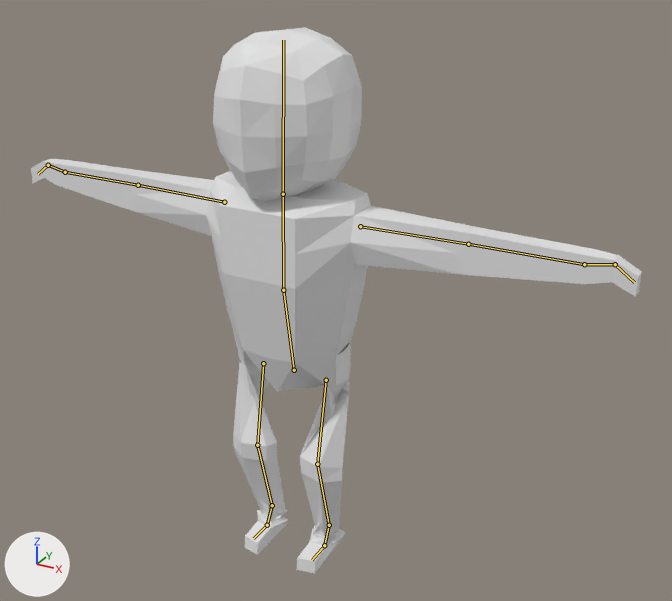
An edit to the Blender file Assets/Dummy.blend, drawn before and after from the same camera.
Camera for both pictures: a 50 mm lens placed at (6.24, -10.1, 9.33), pointed at (0.5, 0.33, 4.11). The lights are fixed; the arrows at lower left show +X, +Y and +Z. The bones that bend it are drawn over the model as lines.
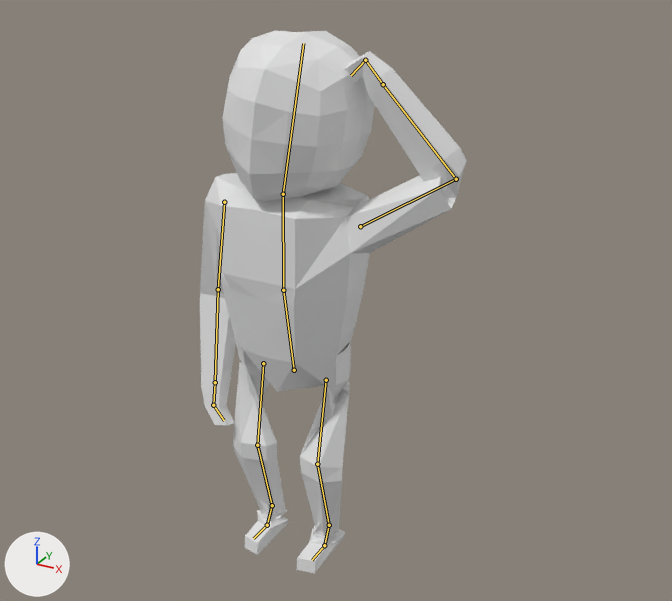
The newer file adds an action. The first version stands in its rest pose; the second is drawn at frame 182 of the action 'Idol_Final'.

Boxes (x1, y1, x2, y2) around the edits, measured in the pictures (672 x 601 px):
```json
{"object": "Cube.001", "change": "posed", "before": [31, 27, 642, 573], "after": [200, 30, 466, 573], "on screen": "56% narrower"}
{"bone": "LeftUpperArm", "before": "(360, 226) to (468, 244)", "after": "(360, 226) to (456, 179)"}
{"bone": "LeftLowerArm", "before": "(468, 244) to (584, 264)", "after": "(456, 179) to (383, 84)"}
{"bone": "LeftWrist", "before": "(584, 264) to (615, 264)", "after": "(383, 84) to (365, 60)"}
{"bone": "LeftFingers", "before": "(615, 264) to (634, 282)", "after": "(365, 60) to (351, 75)"}
{"bone": "Head", "before": "(283, 194) to (283, 40)", "after": "(283, 194) to (303, 43)"}
{"bone": "RightUpperArm", "before": "(224, 202) to (138, 185)", "after": "(224, 202) to (218, 289)"}
{"bone": "RightLowerArm", "before": "(138, 185) to (65, 172)", "after": "(218, 289) to (215, 382)"}
{"bone": "RightWrist", "before": "(65, 172) to (48, 165)", "after": "(215, 382) to (213, 405)"}
```

Edits to the scene script, one JSON object a line:
```json
{"block": "bone_leftupperarm", "where": "bone_leftupperarm = bpy.data.objects['Armature'].pose.bones['LeftUpperArm']  # child of 'UpperTorso'"}
{"op": "set", "path": "bone_leftupperarm.rotation_quaternion", "old": "(1.0, 0.0, 0.0, 0.0)", "new": "(0.822, 0.236, -0.503, -0.122)", "note": "degrees (0, 0, 0) -> degrees (53, -50, -43)"}
{"block": "bone_leftlowerarm", "where": "bone_leftlowerarm = bpy.data.objects['Armature'].pose.bones['LeftLowerArm']  # child of 'LeftUpperArm'"}
{"op": "set", "path": "bone_leftlowerarm.rotation_quaternion", "old": "(1.0, 0.0, 0.0, 0.0)", "new": "(0.294, -0.471, -0.53, -0.56)", "note": "degrees (0, 0, 0) -> degrees (-72, -112, -31)"}
{"block": "bone_leftwrist", "where": "bone_leftwrist = bpy.data.objects['Armature'].pose.bones['LeftWrist']  # child of 'LeftLowerArm'"}
{"op": "set", "path": "bone_leftwrist.rotation_quaternion", "old": "(1.0, 0.0, 0.0, 0.0)", "new": "(0.988, -0.079, -0.039, -0.002)", "note": "degrees (0, 0, 0) -> degrees (-9, -5, 0)"}
{"block": "bone_leftfingers", "where": "bone_leftfingers = bpy.data.objects['Armature'].pose.bones['LeftFingers']  # child of 'LeftWrist'"}
{"op": "set", "path": "bone_leftfingers.rotation_quaternion", "old": "(1.0, 0.0, 0.0, 0.0)", "new": "(0.906, -0.404, -0.058, 0.113)", "note": "degrees (0, 0, 0) -> degrees (-48, -1, 15)"}
{"block": "bone_head", "where": "bone_head = bpy.data.objects['Armature'].pose.bones['Head']  # child of 'UpperTorso'"}
{"op": "set", "path": "bone_head.rotation_quaternion", "old": "(1.0, 0.0, 0.0, 0.0)", "new": "(0.997, 0.0, 0.004, -0.073)", "note": "degrees (0, 0, 0) -> degrees (0, 0, -8)"}
{"block": "bone_rightupperarm", "where": "bone_rightupperarm = bpy.data.objects['Armature'].pose.bones['RightUpperArm']  # child of 'UpperTorso'"}
{"op": "set", "path": "bone_rightupperarm.rotation_quaternion", "old": "(1.0, 0.0, 0.0, 0.0)", "new": "(0.766, -0.639, -0.111, 0.01)", "note": "degrees (0, 0, 0) -> degrees (-80, -9, 9)"}
{"block": "bone_rightlowerarm", "where": "bone_rightlowerarm = bpy.data.objects['Armature'].pose.bones['RightLowerArm']  # child of 'RightUpperArm'"}
{"op": "set", "path": "bone_rightlowerarm.rotation_quaternion", "old": "(1.0, 0.0, 0.0, 0.0)", "new": "(0.92, -0.104, 0.063, 0.208)", "note": "degrees (0, 0, 0) -> degrees (-11, 10, 24)"}
{"block": "bone_rightwrist", "where": "bone_rightwrist = bpy.data.objects['Armature'].pose.bones['RightWrist']  # child of 'RightLowerArm'"}
{"op": "set", "path": "bone_rightwrist.rotation_quaternion", "old": "(1.0, 0.0, 0.0, 0.0)", "new": "(0.988, -0.079, 0.039, 0.002)", "note": "degrees (0, 0, 0) -> degrees (-9, 5, 0)"}
```
